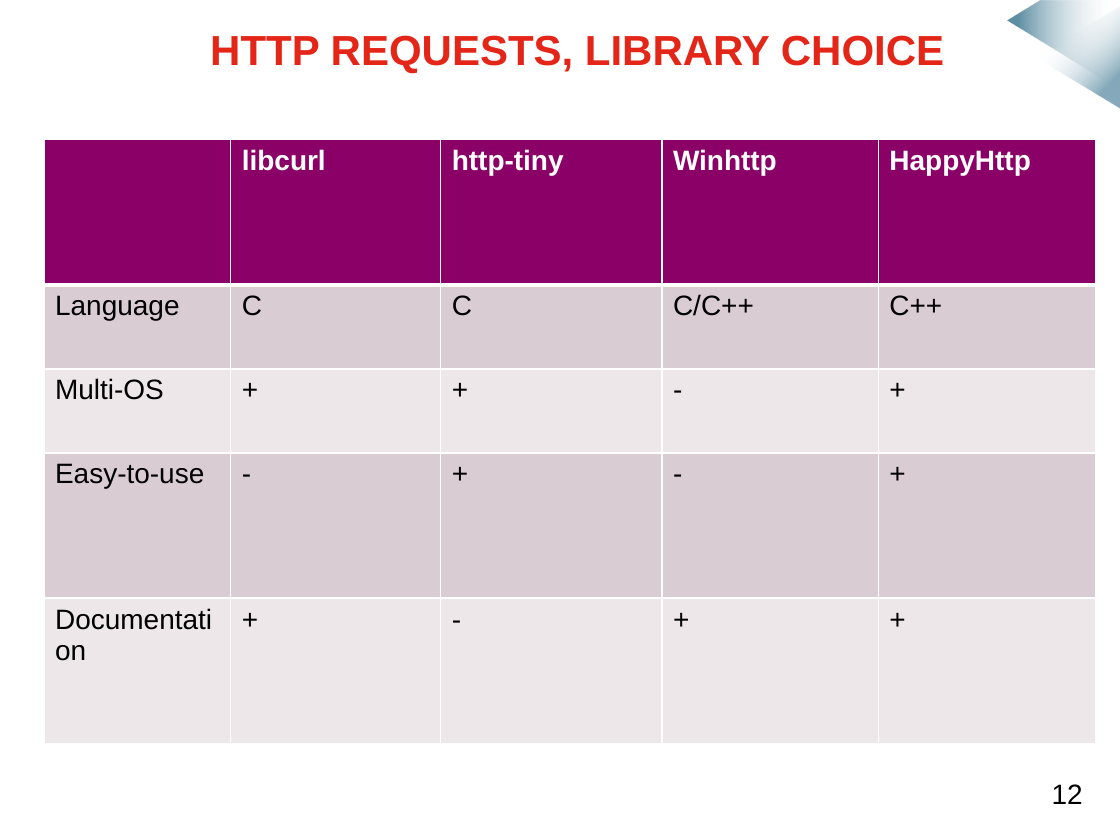
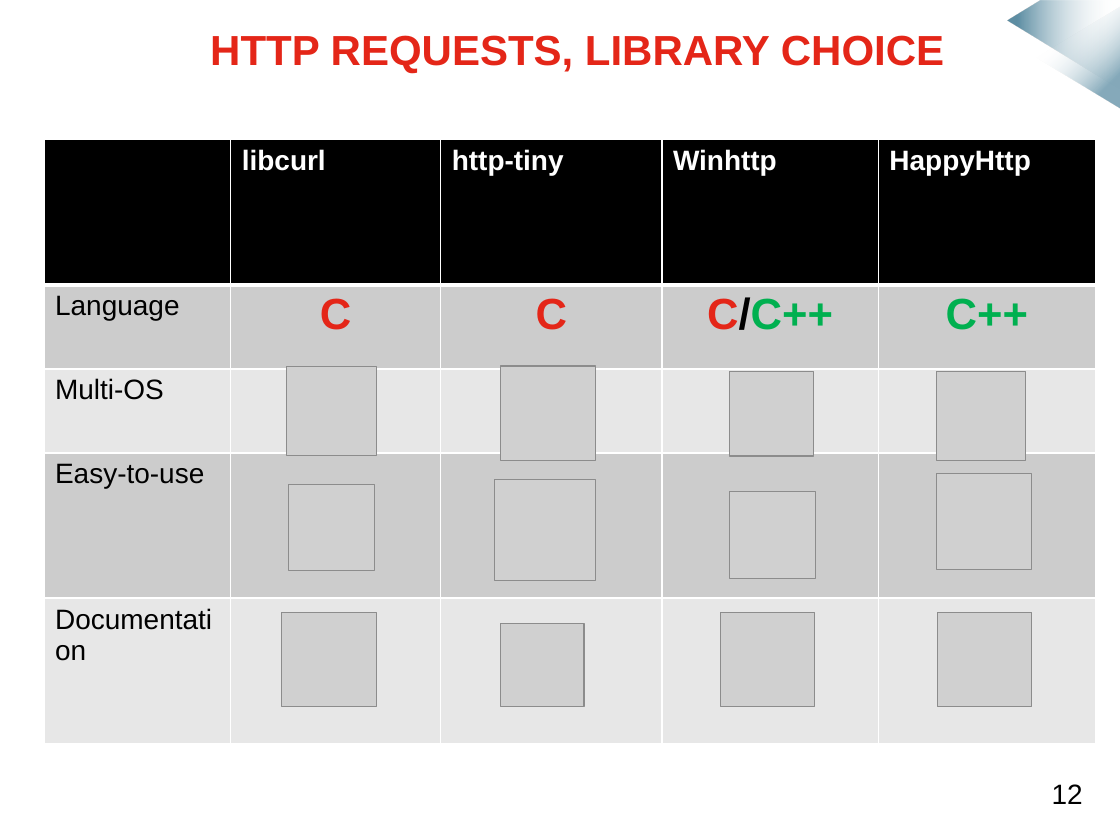
Before and after one commit to mmeven/EP_Domotique_Tablette, a slide deck: slide 10 of Rendu/Diapo_prototype_janvier.pptx (slide 9 before the commit). Drawn at 1120x840 pixels with LibreOffice and Linux fonts; fonts in the diff are those of the drawing; grey boxes stand for pictures; background and template pictures are left out. Boxes give left, top, right and bottom in pixels: in the first picture for what was removed or moved away, otherwise in the second. Text is boxed around its words. In the diff, an @@ line names an element or a change of style, - is before the commit and + after.

```diff
--- a/Rendu/Diapo_prototype_janvier.pptx
+++ b/Rendu/Diapo_prototype_janvier.pptx
@@ table at <box>44,140,1096,744</box> @@
-row 3: Multi-OS | + | + | - | +
+row 3: Multi-OS |  |  |  | 
-row 4: Easy-to-use | - | + | - | +
+row 4: Easy-to-use |  |  |  | 
-row 5: Documentation | + | - | + | +
+row 5: Documentation |  |  |  | 
@@ fill #8A0066 to #000000 in row 1 @@
@@ fill #DACCD3 to #CCCCCC in 10 cells @@
@@ fill #EDE7EA to #E7E7E7 in 10 cells @@
@@ size 18 to 28 pt, bold on in "C", "C", "C/C++", "C++" @@
@@ text colour #000000 to #E42618 in "C", "C", "C/C++" @@
@@ text colour #000000 to #00B050 in "C/C++", "C++" @@
@@ alignment left to centre @@
@@ picture added at <box>287,366,376,456</box> @@
@@ picture added at <box>501,366,596,461</box> @@
@@ picture added at <box>729,372,813,456</box> @@
@@ picture added at <box>936,372,1025,460</box> @@
@@ picture added at <box>495,479,596,580</box> @@
@@ picture added at <box>936,474,1032,569</box> @@
@@ picture added at <box>289,485,375,571</box> @@
@@ picture added at <box>729,492,815,578</box> @@
@@ picture added at <box>282,613,376,707</box> @@
@@ picture added at <box>501,624,584,707</box> @@
@@ picture added at <box>720,613,814,707</box> @@
@@ picture added at <box>937,613,1032,707</box> @@
```
Also in this commit, not shown: 11 other slides changed, 3 slides added, 15 other files.
